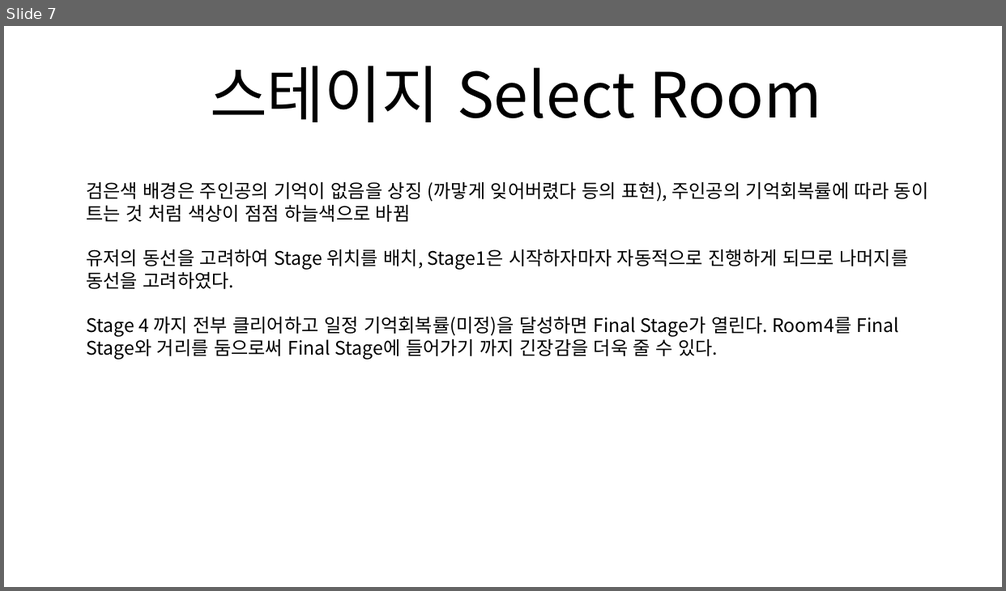
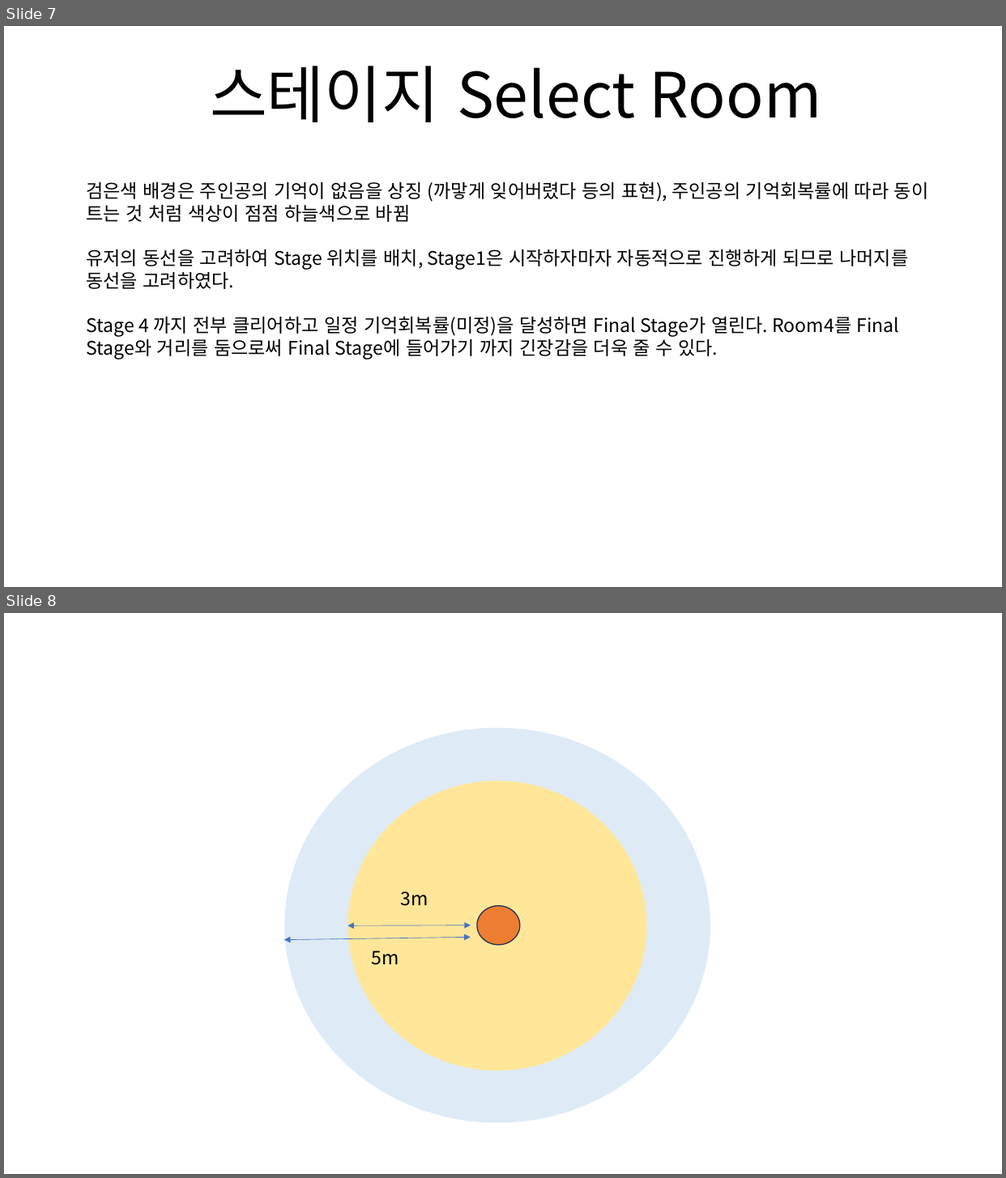
Before and after one commit to SBS-Academy-Team-Cube/Trip_of_Memories, a slide deck: Documents/Trip of memories SYSTEM Flow Chart.pptx. Shown one above the other, each under a label of ours: slide 7 before the commit, slides 7 and 8 after it. The pictures are 1006x591 and 1006x1178 pixels, drawn with LibreOffice and Linux fonts; fonts in the diff are those of the drawing. Boxes give left, top, right and bottom in pixels: in the first picture for what was removed or moved away, otherwise in the second. Text is boxed around its words. In the diff, an @@ line names an element or a change of style, - is before the commit and + after.

```diff
--- a/Documents/Trip of memories SYSTEM Flow Chart.pptx
+++ b/Documents/Trip of memories SYSTEM Flow Chart.pptx
@@ slide 8 added at (x1=4, y1=613, x2=1002, y2=1174), background #FFFFFF @@
@@ ellipse added at (x1=285, y1=727, x2=710, y2=1122), fill #DEEBF7 @@
@@ ellipse added at (x1=347, y1=781, x2=647, y2=1071), fill #FFE699 @@
@@ text added at (x1=401, y1=892, x2=428, y2=906), 18 pt, text #000000 @@
+3m
@@ double arrow added from (347, 926) to (471, 925), #4472C4 0.5 pt @@
@@ ellipse added at (x1=477, y1=905, x2=520, y2=944), fill #ED7D31, outline #1E3256 1 pt @@
@@ double arrow added from (284, 940) to (471, 937), #4472C4 0.5 pt @@
@@ text added at (x1=372, y1=951, x2=399, y2=965), 18 pt, text #000000 @@
+5m
```
Also in this commit, not shown: 6 other files.
